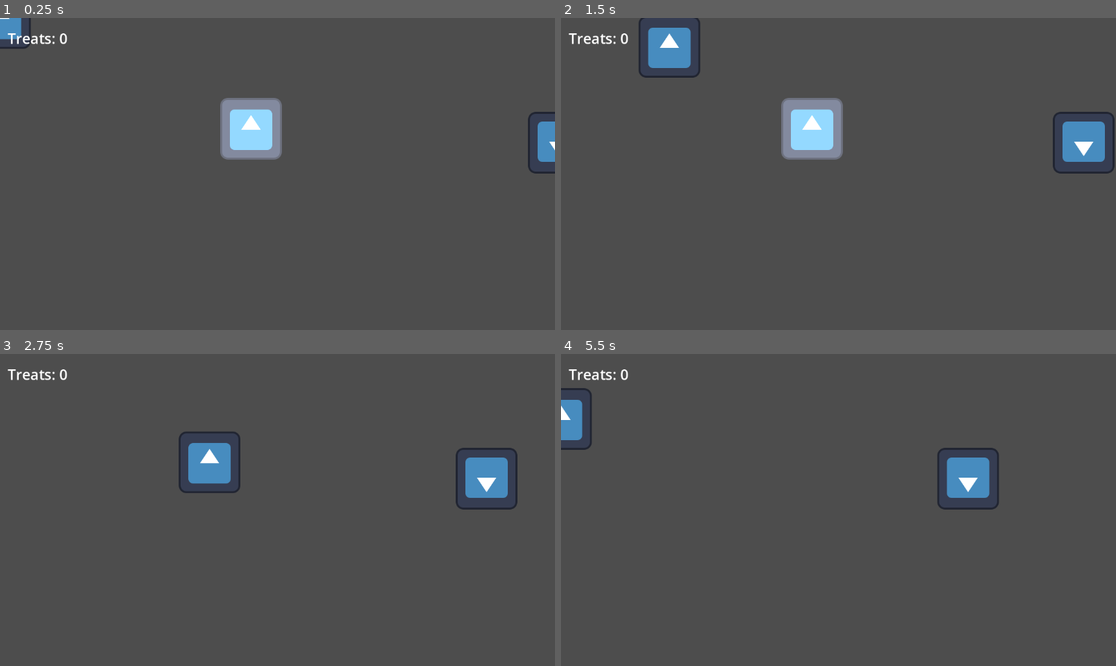
Above: before the commit, frames 1-4 (two rows, left to right).
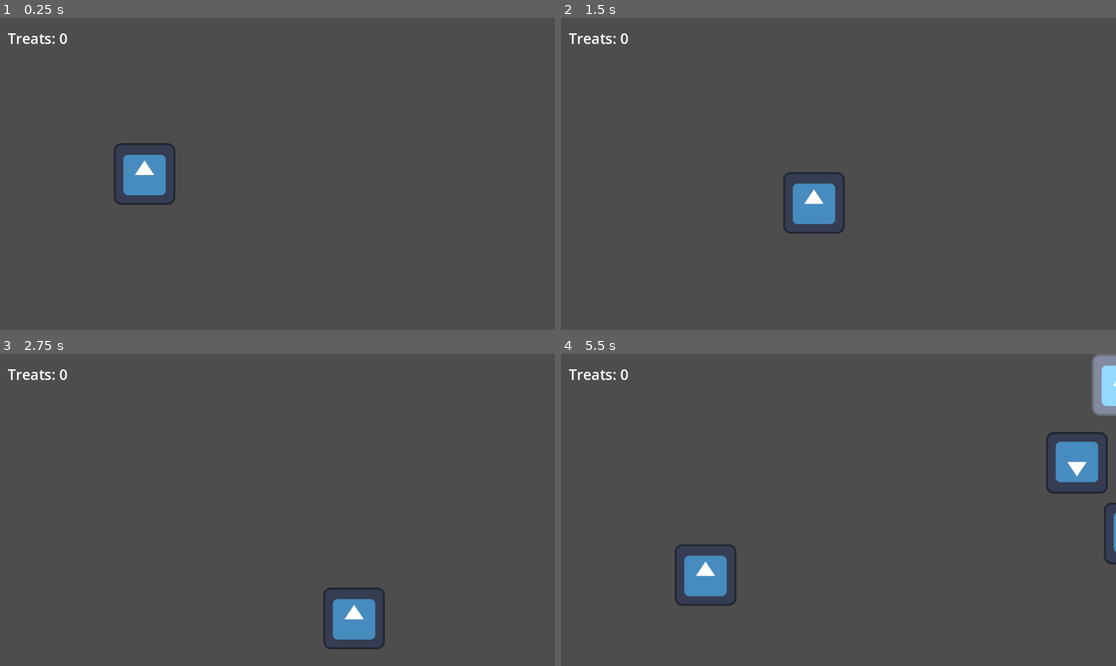
Above: after the commit, the same moments.

Repository: MisterIXI/trijam238
Game: Godot game, scene res://Scenes/Main_Scene_Phil.tscn
Same seed, same stepped clock (60 frames per second), same inputs: the game is played once before the commit and once after it. The engine's default icon, where the game draws it, is replaced by a stand-in: a white triangle on a blue panel in a dark square.
Inputs:
- Up to frame 1 (0.25 s): no input
- Up to frame 2 (1.5 s): hold D (right) 0.53-1.28 s; hold S (down) from 1.28 s (still down)
- Up to frame 3 (2.75 s): release S (down) at 2.03 s; hold D (right) from 2.03 s (still down)
- Up to frame 4 (5.5 s): release D (right) at 2.78 s; hold W (up) 2.78-3.53 s; hold A (left) 3.53-5.03 s; hold S (down) from 5.03 s (still down)

The runs differ from the first frame. In frame 1, 4.3% of the frame differs, in the area x 0-100%, y 0-60%; in frame 2, 5.9%, in the area x 14-100%, y 0-70%; in frame 3, 3.8%; in frame 4, 5.5%.

Commit message:
added spawner and score counter

Diff:
--- a/Godot_Project/Scenes/Label.gd
+++ b/Godot_Project/Scenes/Label.gd
@@ -2,3 +2,7 @@
 
 
 var score = 0
+
+func _on_collected():
+    score += 1
+    text = "Treats: %s" % score
--- a/Godot_Project/Scenes/Main_Scene_Phil.tscn
+++ b/Godot_Project/Scenes/Main_Scene_Phil.tscn
@@ -1,19 +1,43 @@
-[gd_scene load_steps=5 format=3 uid="uid://bq6huje2rd4ml"]
+[gd_scene load_steps=7 format=3 uid="uid://bq6huje2rd4ml"]
 
 [ext_resource type="PackedScene" uid="uid://c5qwlkgpifoi0" path="res://Scenes/player.tscn" id="1_ljtrs"]
+[ext_resource type="Script" path="res://Scenes/main.gd" id="1_umuu7"]
 [ext_resource type="PackedScene" uid="uid://d1cddci3t7fpl" path="res://Scenes/obstacle.tscn" id="2_6u6mg"]
 [ext_resource type="PackedScene" uid="uid://cc0cds5jmdsq1" path="res://Scenes/treat.tscn" id="3_8pbv0"]
 [ext_resource type="PackedScene" uid="uid://df0ewdebrw5ls" path="res://Scenes/user_interface.tscn" id="4_rajkx"]
 
-[node name="Node2D" type="Node2D"]
+[sub_resource type="Curve2D" id="Curve2D_tk3b3"]
+_data = {
+"points": PackedVector2Array(0, 0, 0, 0, 1280, 64, 0, 0, 0, 0, 1408, 64, 0, 0, 0, 0, 1408, 576, 0, 0, 0, 0, 1280, 576, 0, 0, 0, 0, 1280, 64)
+}
+point_count = 5
+
+[node name="main" type="Node2D"]
 y_sort_enabled = true
+script = ExtResource("1_umuu7")
+obstacle_scene = ExtResource("2_6u6mg")
+treat_scene = ExtResource("3_8pbv0")
 
 [node name="Player" parent="." instance=ExtResource("1_ljtrs")]
-
-[node name="Obstacle" parent="." instance=ExtResource("2_6u6mg")]
-position = Vector2(1175, 259)
-
-[node name="Treat" parent="." instance=ExtResource("3_8pbv0")]
-position = Vector2(521, 230)
+position = Vector2(300, 324)
 
 [node name="UserInterface" parent="." instance=ExtResource("4_rajkx")]
+
+[node name="TreatTimer" type="Timer" parent="."]
+wait_time = 3.0
+autostart = true
+
+[node name="ObstacleTimer" type="Timer" parent="."]
+wait_time = 2.0
+autostart = true
+
+[node name="SpawnBounds" type="Path2D" parent="."]
+curve = SubResource("Curve2D_tk3b3")
+
+[node name="SpawnPath" type="PathFollow2D" parent="SpawnBounds"]
+position = Vector2(1280, 64)
+
+[connection signal="timeout" from="TreatTimer" to="." method="_on_treat_timer_timeout"]
+[connection signal="timeout" from="ObstacleTimer" to="." method="_on_obstacle_timer_timeout"]
+
+[editable path="UserInterface"]
--- /dev/null
+++ b/Godot_Project/Scenes/main.gd
@@ -0,0 +1,39 @@
+extends Node2D
+
+@export var obstacle_scene: PackedScene
+@export var treat_scene: PackedScene
+
+
+func _ready():
+	pass # Replace with function body.
+
+
+# Called every frame. 'delta' is the elapsed time since the previous frame.
+func _process(delta):
+	pass
+
+
+func _on_obstacle_timer_timeout():
+	var obstacle = obstacle_scene.instantiate()
+	obstacle_scene.instantiate()
+
+	var obstacle_spawn_location = $SpawnBounds/SpawnPath
+	obstacle_spawn_location.progress_ratio = randf()
+
+	obstacle.position = obstacle_spawn_location.position
+
+	add_child(obstacle)
+
+
+func _on_treat_timer_timeout():
+	var treat = treat_scene.instantiate()
+	treat_scene.instantiate()
+
+	var treat_spawn_location = $SpawnBounds/SpawnPath
+	treat_spawn_location.progress_ratio = randf()
+
+	treat.position = treat_spawn_location.position
+
+	add_child(treat)
+
+	treat.collected.connect($UserInterface/ScoreLabel._on_collected.bind())
--- a/Godot_Project/Scenes/obstacle.gd
+++ b/Godot_Project/Scenes/obstacle.gd
@@ -1,17 +1,15 @@
 extends StaticBody2D
 
-
+@export var scroll_speed = 1
 # Called when the node enters the scene tree for the first time.
 func _ready():
-	pass # Replace with function body.
+	pass
 
 
 # Called every frame. 'delta' is the elapsed time since the previous frame.
 func _process(delta):
-	position.x -= 1
-
+	position.x -= scroll_speed
 
 
 func _on_visible_on_screen_notifier_2d_screen_exited():
 	queue_free()
-	print("screen exited")
--- a/Godot_Project/Scenes/obstacle.tscn
+++ b/Godot_Project/Scenes/obstacle.tscn
@@ -7,6 +7,8 @@
 size = Vector2(100, 100)
 
 [node name="Obstacle" type="StaticBody2D"]
+collision_layer = 2
+collision_mask = 2
 script = ExtResource("1_ckeat")
 
 [node name="CollisionShape2D" type="CollisionShape2D" parent="."]
--- a/Godot_Project/Scenes/player.tscn
+++ b/Godot_Project/Scenes/player.tscn
@@ -1,15 +1,15 @@
 [gd_scene load_steps=4 format=3 uid="uid://c5qwlkgpifoi0"]
 
-[ext_resource type="Script" path="res://Player.gd" id="1_4te6b"]
+[ext_resource type="Script" path="res://Scenes/Player.gd" id="1_5nfe2"]
 [ext_resource type="Texture2D" uid="uid://cvgq31kh42tb6" path="res://icon.svg" id="2_u5o3b"]
 
 [sub_resource type="RectangleShape2D" id="RectangleShape2D_p1qxr"]
 size = Vector2(100, 100)
 
 [node name="Player" type="CharacterBody2D"]
-collision_layer = 2
+collision_layer = 4
 collision_mask = 2
-script = ExtResource("1_4te6b")
+script = ExtResource("1_5nfe2")
 
 [node name="Sprite2D" type="Sprite2D" parent="."]
 texture = ExtResource("2_u5o3b")
--- a/Godot_Project/Scenes/treat.gd
+++ b/Godot_Project/Scenes/treat.gd
@@ -1,4 +1,6 @@
-extends StaticBody2D
+extends Area2D
+
+@export var scroll_speed = 1
 
 signal collected
 
@@ -9,11 +11,12 @@
 
 
 # Called every frame. 'delta' is the elapsed time since the previous frame.
-func _process(delta):
-	pass
+func _process(_delta):
+	position.x -= scroll_speed
 
 
-func _on_area_2d_body_entered(body:Node2D):
+
+func _on_body_entered(_body:Node2D):
 	print("collected")
 	collected.emit()
 	queue_free()
--- a/Godot_Project/Scenes/treat.tscn
+++ b/Godot_Project/Scenes/treat.tscn
@@ -3,26 +3,25 @@
 [ext_resource type="Texture2D" uid="uid://cvgq31kh42tb6" path="res://icon.svg" id="1_fqc7p"]
 [ext_resource type="Script" path="res://Scenes/treat.gd" id="1_tvlim"]
 
+[sub_resource type="RectangleShape2D" id="RectangleShape2D_w4x4h"]
+size = Vector2(100, 100)
+
 [sub_resource type="CanvasItemMaterial" id="CanvasItemMaterial_bu7pa"]
 blend_mode = 1
 
-[sub_resource type="RectangleShape2D" id="RectangleShape2D_w4x4h"]
-size = Vector2(100, 100)
+[node name="Treat" type="Area2D"]
+collision_layer = 2
+collision_mask = 4
+script = ExtResource("1_tvlim")
 
-[node name="Treat" type="StaticBody2D"]
-collision_layer = 2
-collision_mask = 2
-script = ExtResource("1_tvlim")
+[node name="CollisionShape2D" type="CollisionShape2D" parent="."]
+shape = SubResource("RectangleShape2D_w4x4h")
 
 [node name="Sprite2D" type="Sprite2D" parent="."]
 material = SubResource("CanvasItemMaterial_bu7pa")
 texture = ExtResource("1_fqc7p")
 
-[node name="Area2D" type="Area2D" parent="."]
-collision_layer = 2
-collision_mask = 2
+[node name="VisibleOnScreenNotifier2D" type="VisibleOnScreenNotifier2D" parent="."]
+rect = Rect2(-70, -70, 140, 140)
 
-[node name="CollisionShape2D" type="CollisionShape2D" parent="Area2D"]
-shape = SubResource("RectangleShape2D_w4x4h")
-
-[connection signal="body_entered" from="Area2D" to="." method="_on_area_2d_body_entered"]
+[connection signal="body_entered" from="." to="." method="_on_body_entered"]
--- a/Godot_Project/Scenes/user_interface.tscn
+++ b/Godot_Project/Scenes/user_interface.tscn
@@ -10,7 +10,7 @@
 grow_horizontal = 2
 grow_vertical = 2
 
-[node name="Label" type="Label" parent="."]
+[node name="ScoreLabel" type="Label" parent="."]
 layout_mode = 0
 offset_left = 16.0
 offset_top = 21.0
Renamed: Godot_Project/Player.gd -> Godot_Project/Scenes/Player.gd
